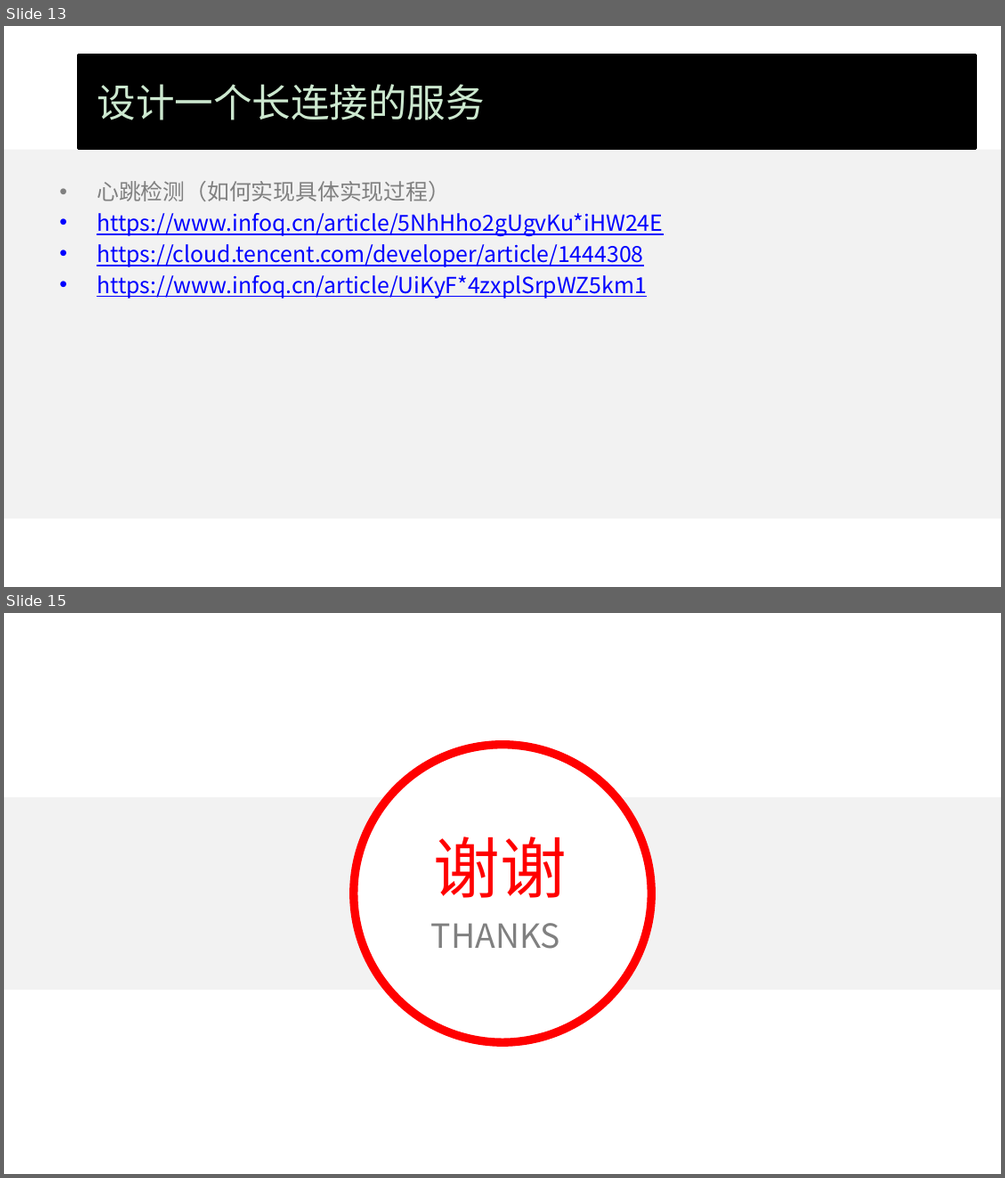
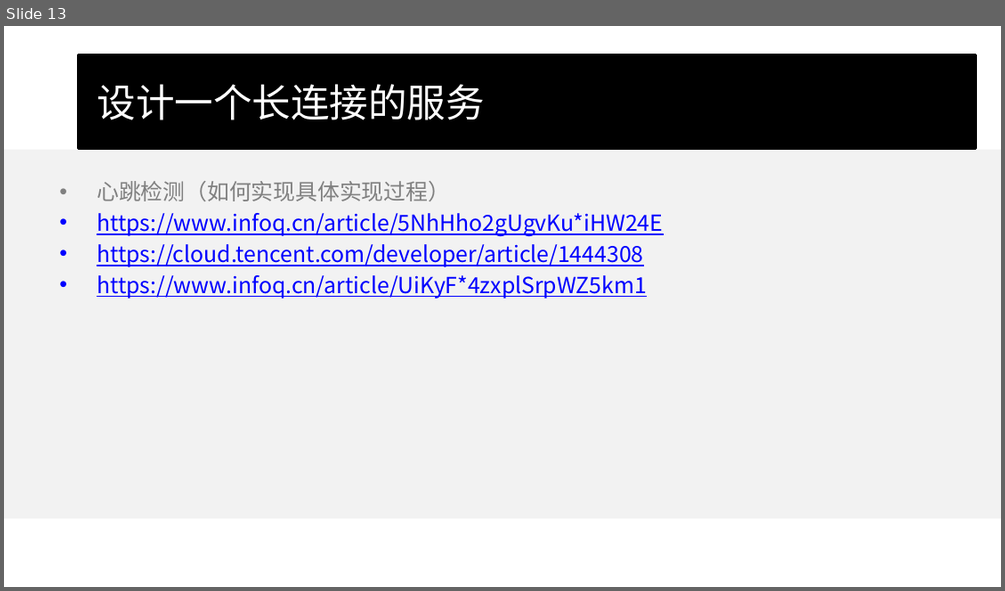
Before and after one commit to wangcy6/weekly, a slide deck: ppt/实战项目.pptx. Shown one above the other, each under a label of ours: slides 13 and 15 before the commit, slide 13 after it; the slides between them are not shown. The pictures are 1005x1178 and 1005x591 pixels, drawn with LibreOffice and Linux fonts; fonts in the diff are those of the drawing; background and template pictures are left out. Boxes give left, top, right and bottom in pixels: in the first picture for what was removed or moved away, otherwise in the second. Text is boxed around its words. In the diff, an @@ line names an element or a change of style, - is before the commit and + after.

```diff
--- a/ppt/实战项目.pptx
+++ b/ppt/实战项目.pptx
@@ slide 15 removed at (x1=4, y1=613, x2=1001, y2=1174), background #CCE8CF @@
@@ ellipse removed at (x1=354, y1=745, x2=652, y2=1043) @@
@@ rectangle removed at (x1=4, y1=797, x2=1001, y2=989) @@
@@ text removed at (x1=434, y1=836, x2=566, y2=898) @@
-谢谢
@@ text removed at (x1=431, y1=923, x2=560, y2=949) @@
-THANKS
@@ slide 13 changed as well @@
@@ background #CCE8CF to #FFFFFF @@
@@ title "设计一个长连接的服务" at (x1=79, y1=54, x2=976, y2=149): text colour #CCE8CF to #FFFFFF @@
```
Also in this commit, not shown: 13 other slides changed, 5 slides added, 5 other files.
